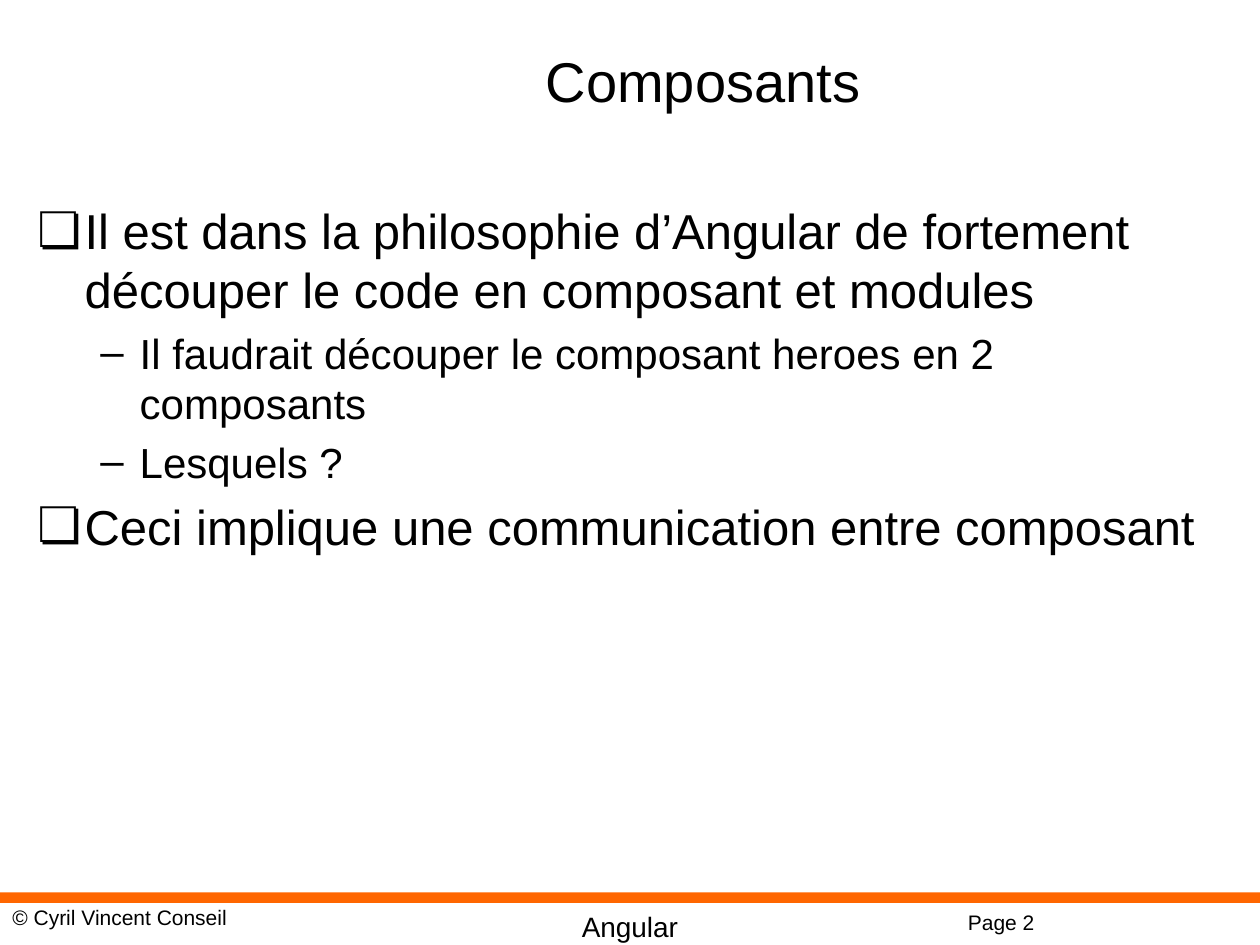
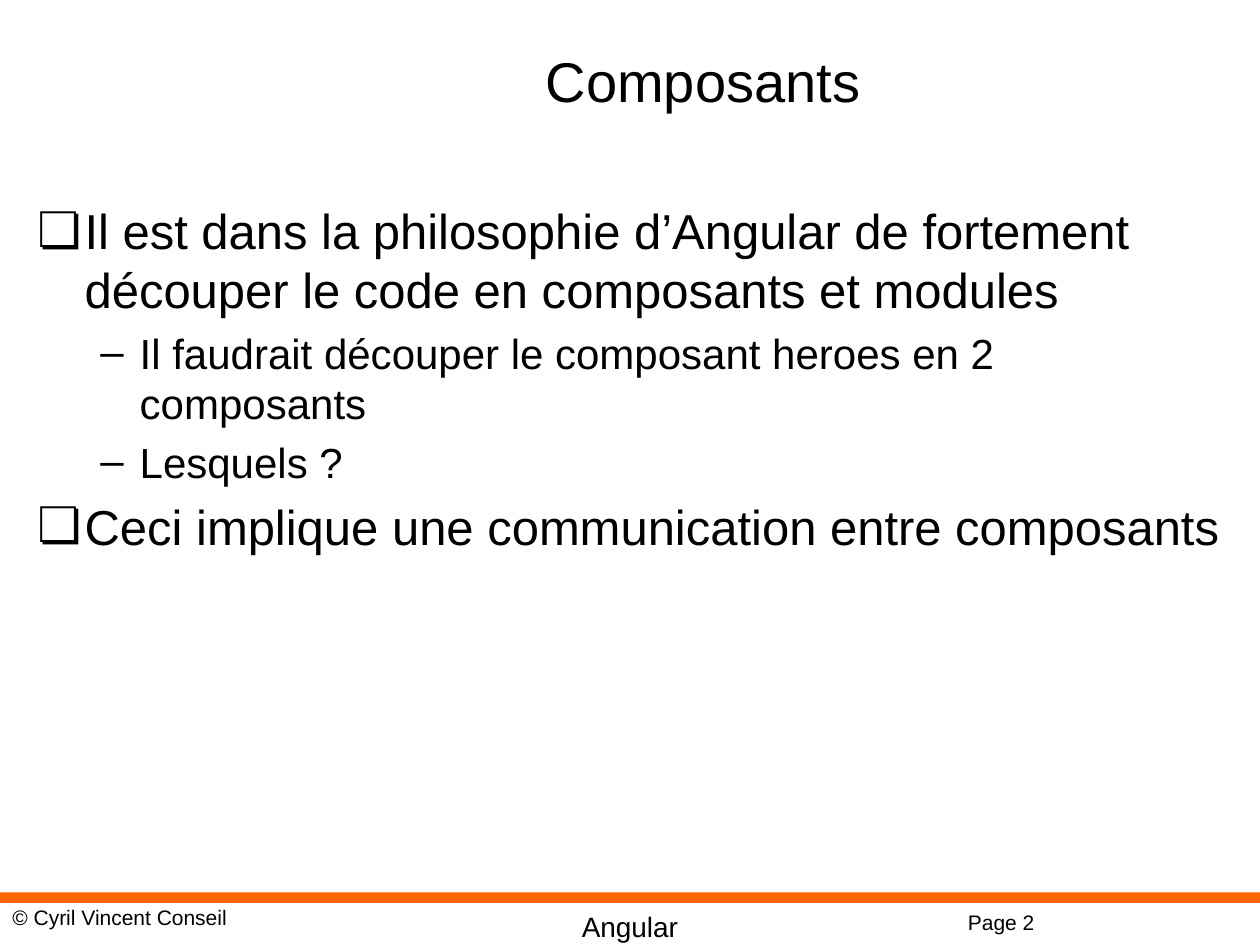
Before and after one commit to cyrilvincent/POE, a slide deck: slide 2 of ppt/angular/Angular11-Components.pptx. Drawn at 1260x945 pixels with LibreOffice and Linux fonts; fonts in the diff are those of the drawing; background and template pictures are left out. Boxes give left, top, right and bottom in pixels: in the first picture for what was removed or moved away, otherwise in the second. Text is boxed around its words. In the diff, an @@ line names an element or a change of style, - is before the commit and + after.

Commit message:
Angular PPT 15 bis

```diff
--- a/ppt/angular/Angular11-Components.pptx
+++ b/ppt/angular/Angular11-Components.pptx
@@ text at <box>85,213,1130,318</box>: text changed @@
-❏ Il est dans la philosophie d’Angular de fortement découper le code en composant et modules
+❏ Il est dans la philosophie d’Angular de fortement découper le code en composants et modules
@@ text at <box>85,509,1219,555</box>: text changed @@
-❏ Ceci implique une communication entre composant
+❏ Ceci implique une communication entre composants
```
Also in this commit, not shown: 3 other slides changed, 10 slides added, 7 other files.
